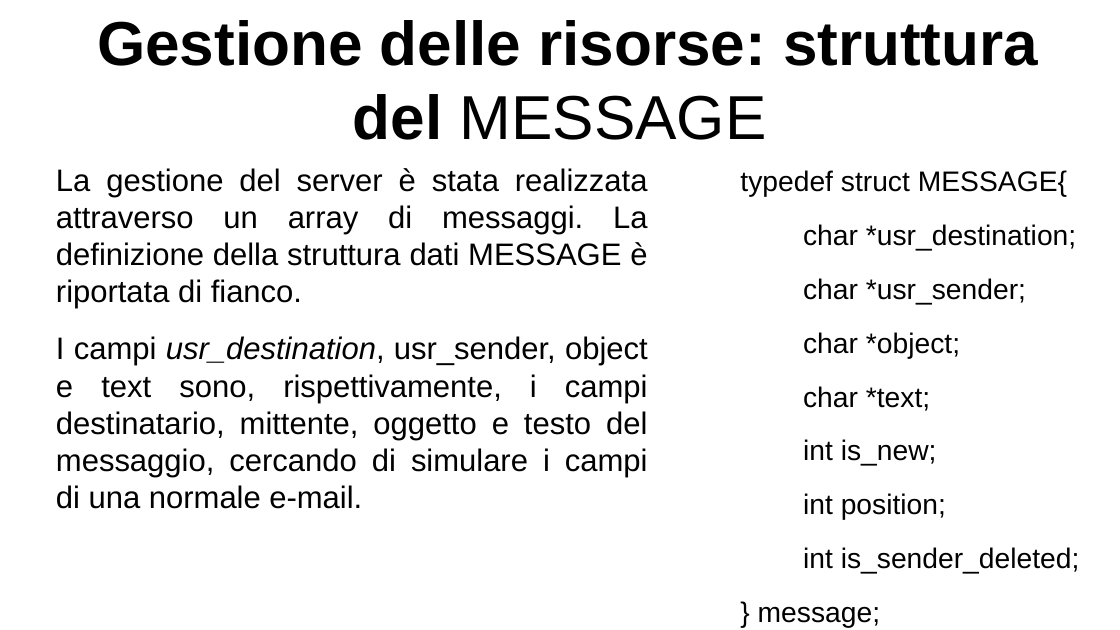
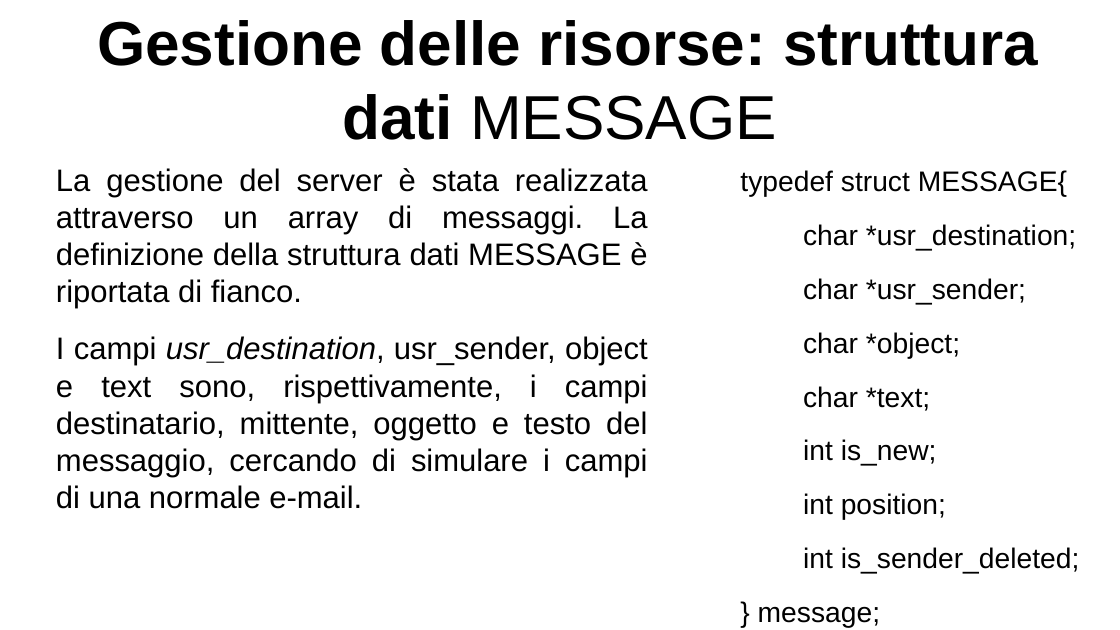
Before and after one commit to lucaMastro/progetto_SO, a slide deck: slide 15 of presentazione_progetto_SO.odp (slide 10 before the commit). Drawn at 1120x630 pixels with LibreOffice and Linux fonts; fonts in the diff are those of the drawing. Boxes give left, top, right and bottom in pixels: in the first picture for what was removed or moved away, otherwise in the second. Text is boxed around its words. In the diff, an @@ line names an element or a change of style, - is before the commit and + after.

```diff
--- a/presentazione_progetto_SO.odp
+++ b/presentazione_progetto_SO.odp
@@ title at bbox=[97, 20, 1038, 140]: text changed @@
-Gestione delle risorse: struttura del MESSAGE
+Gestione delle risorse: struttura dati MESSAGE
```
Also in this commit, not shown: 3 other slides changed, 8 slides added, 1 slide removed, 5 other files.
